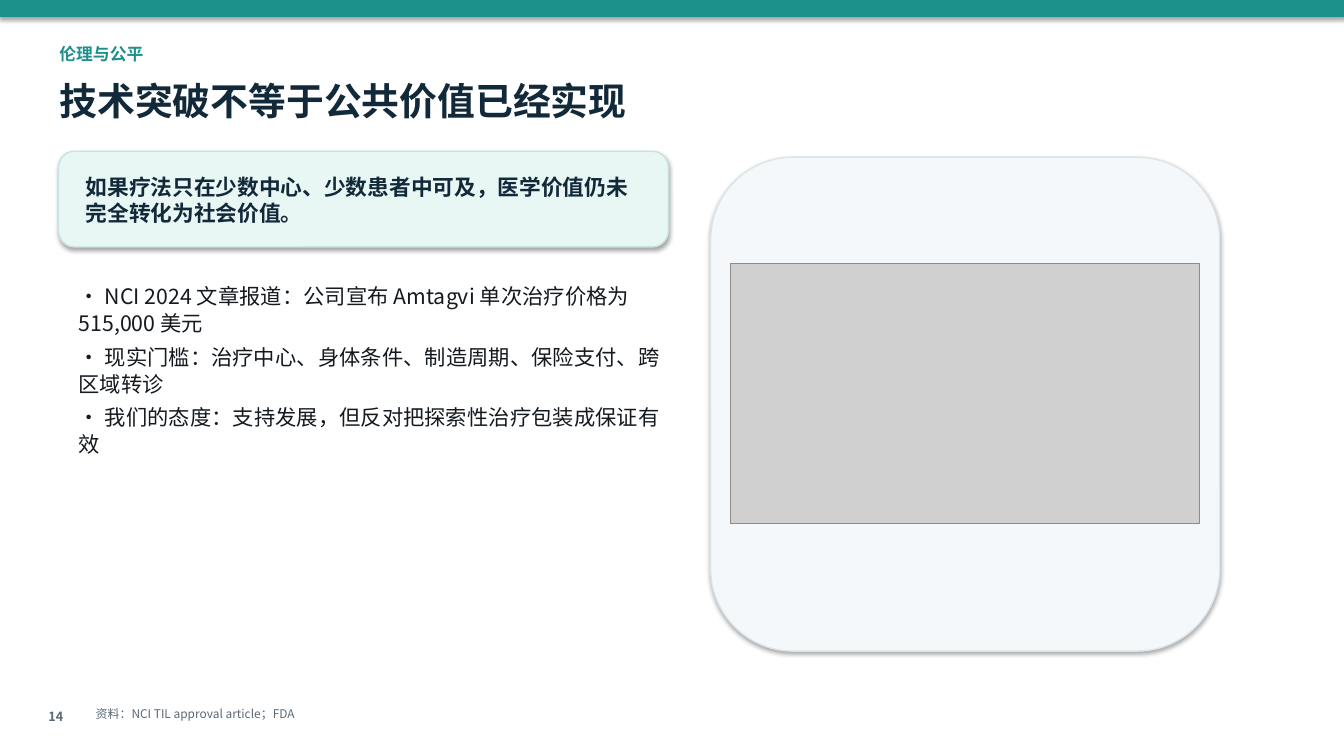
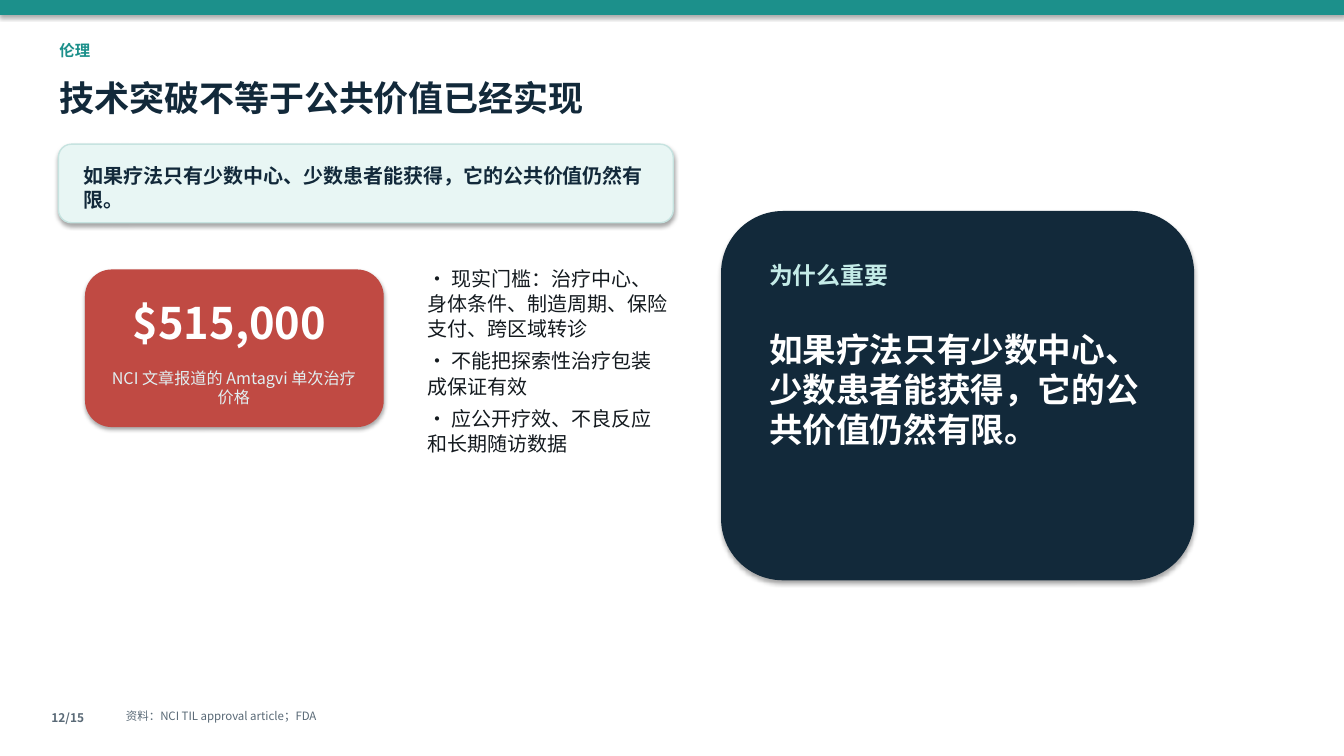
Before and after one commit to zdjc445/26Spring, a slide deck: slide 12 of 细胞治疗与免疫治疗/疾病的细胞治疗与免疫治疗.pptx (slide 14 before the commit). Drawn at 1344x756 pixels with LibreOffice and Linux fonts; fonts in the diff are those of the drawing; grey boxes stand for pictures. Boxes give left, top, right and bottom in pixels: in the first picture for what was removed or moved away, otherwise in the second. Text is boxed around its words. In the diff, an @@ line names an element or a change of style, - is before the commit and + after.

Commit message:
优化细胞治疗汇报PPT结构

```diff
--- a/细胞治疗与免疫治疗/疾病的细胞治疗与免疫治疗.pptx
+++ b/细胞治疗与免疫治疗/疾病的细胞治疗与免疫治疗.pptx
@@ text at (59,43,90,58): text changed; size 12 to 11 pt @@
-伦理与公平
+伦理
@@ text "技术突破不等于公共价值已经实现" at (59,81,583,114): size 27 to 25 pt @@
@@ rounded rectangle: place and size @@
-rounded rectangle at (58,151,668,247)
+rounded rectangle at (58,144,674,223)
@@ text at (84,166,643,209): text changed; size 15.5 to 14.3 pt @@
-如果疗法只在少数中心、少数患者中可及，医学价值仍未完全转化为社会价值。
+如果疗法只有少数中心、少数患者能获得，它的公共价值仍然有限。
@@ rounded rectangle: place and size @@
-rounded rectangle at (711,157,1220,651)
+rounded rectangle at (722,212,1194,580)
@@ rounded rectangle at (722,212,1194,580): fill #F4F8FA to #12293A; outline #DCE5EA 1 pt to #12293A 1 pt @@
@@ text "• 现实门槛：治疗中心、身体条件、制造周期、保险支付、跨区域转诊": place and size @@
-text "• 现实门槛：治疗中心、身体条件、制造周期、保险支付、跨区域转诊" at (79,286,660,454)
+text "• 现实门槛：治疗中心、身体条件、制造周期、保险支付、跨区域转诊" at (427,269,667,453)
@@ text at (427,269,667,338): size 15.2 to 14.3 pt in "• 现实门槛：治疗中心、身体条件、制造周期、保险支付、跨区域转诊" @@
@@ picture removed at (731,264,1200,524) @@
@@ text added at (769,264,888,286), 17 pt, text #C4EBE7, bold @@
+为什么重要
@@ text at (79,286,629,335): paragraph removed @@
-• NCI 2024 文章报道：公司宣布 Amtagvi 单次治疗价格为 515,000 美元
@@ rounded rectangle added at (86,270,383,426), fill #C04A43, outline #C04A43 1 pt @@
@@ text added at (133,302,326,348), 31 pt, text #FFFFFF, bold @@
+$515,000
@@ text at (427,351,652,453): text changed; size 15.2 to 14.3 pt @@
-• 我们的态度：支持发展，但反对把探索性治疗包装成保证有效
+• 不能把探索性治疗包装成保证有效
+• 应公开疗效、不良反应和长期随访数据
@@ text added at (769,333,1139,445), 24 pt, text #FFFFFF, bold @@
+如果疗法只有少数中心、少数患者能获得，它的公共价值仍然有限。
@@ text added at (112,370,355,405), 11.5 pt, text #E1F0F2 @@
+NCI 文章报道的 Amtagvi 单次治疗价格
@@ text removed at (48,711,63,721) @@
-14
@@ text added at (51,712,84,724), 8.5 pt, text #596976, bold @@
+12/15
@@ text "资料：NCI TIL approval article；FDA": place and size @@
-text "资料：NCI TIL approval article；FDA" at (96,708,295,721)
+text "资料：NCI TIL approval article；FDA" at (126,710,316,723)
@@ text "资料：NCI TIL approval article；FDA" at (126,710,316,723): size 8.5 to 8.2 pt @@
```
Also in this commit, not shown: 8 other slides changed, 6 slides added, 8 slides removed, 2 other files.
